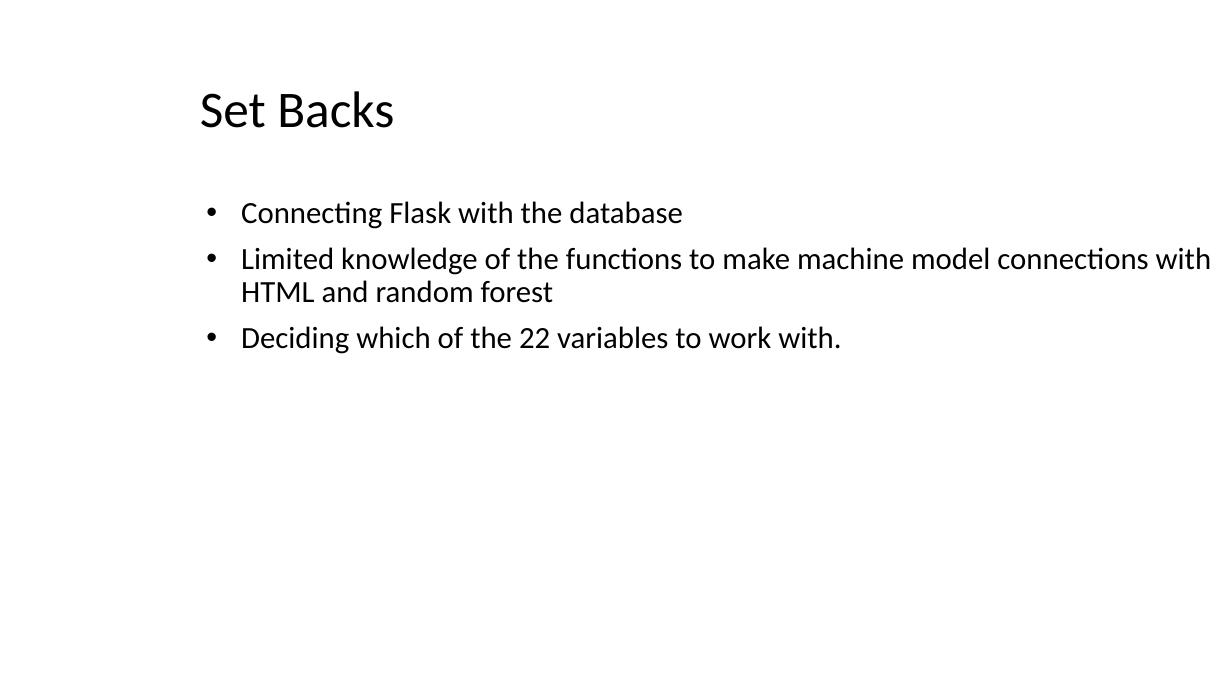
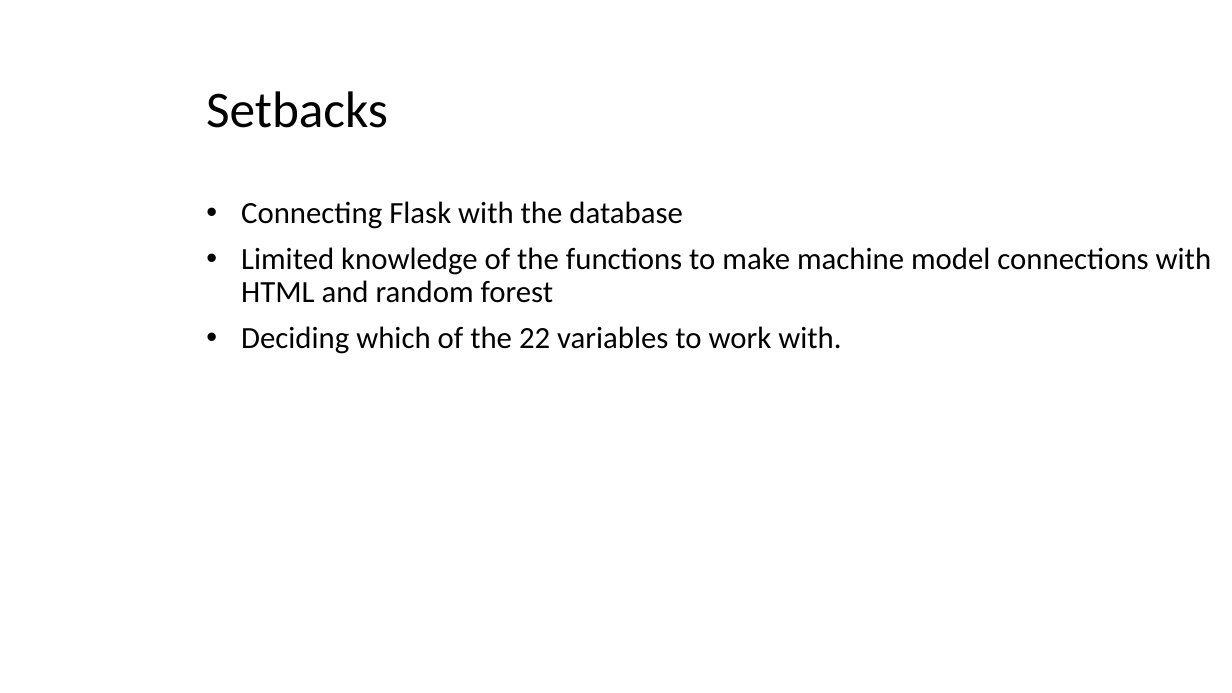
Before and after one commit to Isabel-gt/Final_Project, a slide deck: slide 28 of Diabetes_Predictions.pptx. Drawn at 1232x693 pixels with LibreOffice and Linux fonts; fonts in the diff are those of the drawing; background and template pictures are left out. Boxes give left, top, right and bottom in pixels: in the first picture for what was removed or moved away, otherwise in the second. Text is boxed around its words. In the diff, an @@ line names an element or a change of style, - is before the commit and + after.

```diff
--- a/Diabetes_Predictions.pptx
+++ b/Diabetes_Predictions.pptx
@@ title at bbox=[206, 91, 388, 128]: text changed @@
-Set Backs
+Setbacks
```
Also in this commit, not shown: 24 other slides changed, 1 slide added, 1 slide removed.
